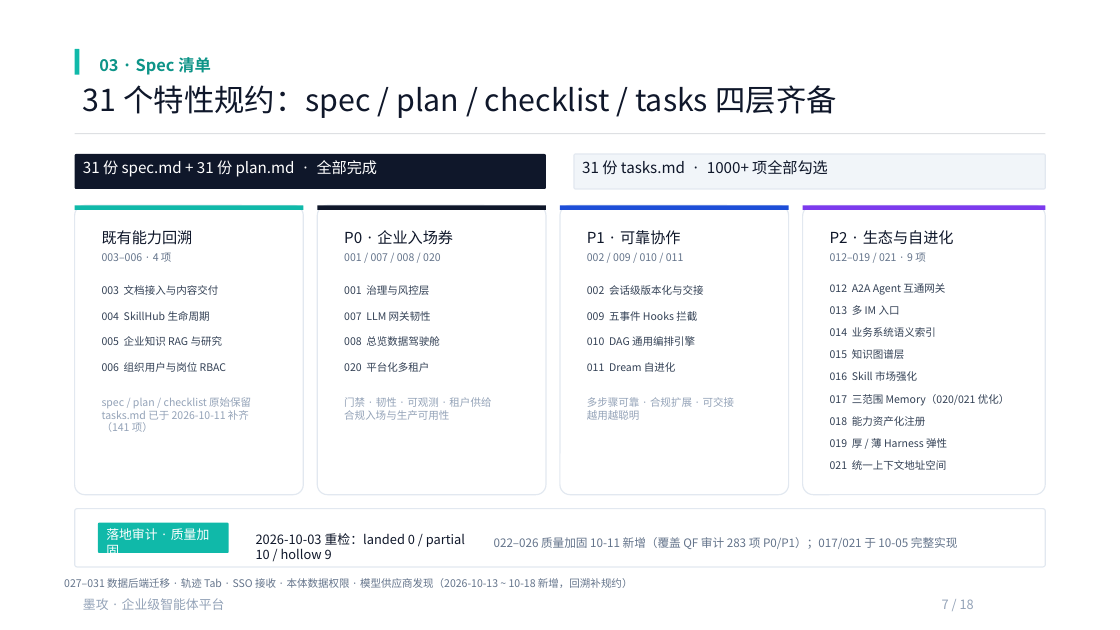
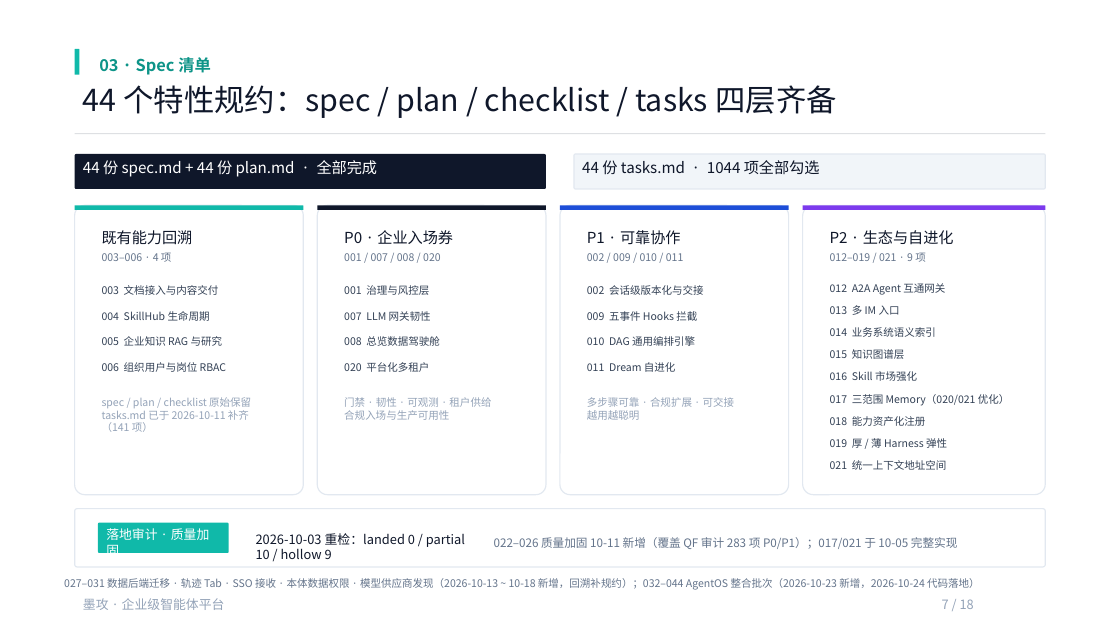
Before and after one commit to cooper2006/mogo, a slide deck: slide 7 of docs/intro-v4.pptx. Drawn at 1120x630 pixels with LibreOffice and Linux fonts; fonts in the diff are those of the drawing. Boxes give left, top, right and bottom in pixels: in the first picture for what was removed or moved away, otherwise in the second. Text is boxed around its words. In the diff, an @@ line names an element or a change of style, - is before the commit and + after.

Commit message:
docs: 刷新 README 与 intro-v4.pptx 对齐 v0.2.5 / 44 特性 / 1044 任务
- README(中/英): 特性计数 31→44、任务 1000+→1044、分组六→七、补 AgentOS 整合批次 032–044 章节与表格
- intro-v4.pptx: 封面 v0.2.4→v0.2.5 / 2026-10-22→2026-10-23；多处 31→44、1000+→1044；注记补 032–044（保持 18 页）

```diff
--- a/docs/intro-v4.pptx
+++ b/docs/intro-v4.pptx
@@ text at <box>83,85,837,118</box>: text changed @@
-31 个特性规约：spec / plan / checklist / tasks 四层齐备
+44 个特性规约：spec / plan / checklist / tasks 四层齐备
@@ text at <box>83,160,378,177</box>: text changed @@
-31 份 spec.md + 31 份 plan.md · 全部完成
+44 份 spec.md + 44 份 plan.md · 全部完成
@@ text at <box>582,160,820,175</box>: text changed @@
-31 份 tasks.md · 1000+ 项全部勾选
+44 份 tasks.md · 1044 项全部勾选
@@ text at <box>64,578,980,590</box>: text changed @@
-027–031 数据后端迁移 · 轨迹 Tab · SSO 接收 · 本体数据权限 · 模型供应商发现（2026-10-13 ~ 10-18 新增，回溯补规约）
+027–031 数据后端迁移 · 轨迹 Tab · SSO 接收 · 本体数据权限 · 模型供应商发现（2026-10-13 ~ 10-18 新增，回溯补规约）；032–044 AgentOS 整合批次（2026-10-23 新增，2026-10-24 代码落地）
```
Also in this commit, not shown: 4 other slides changed, 2 other files.
